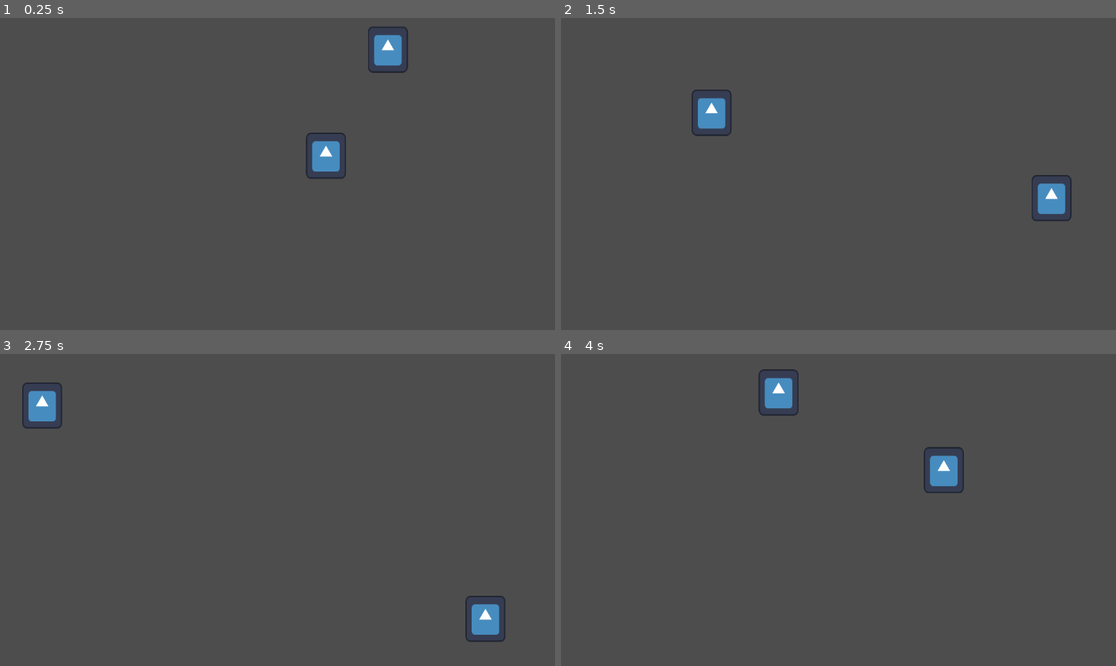
Above: before the commit, frames 1-4 (two rows, left to right).
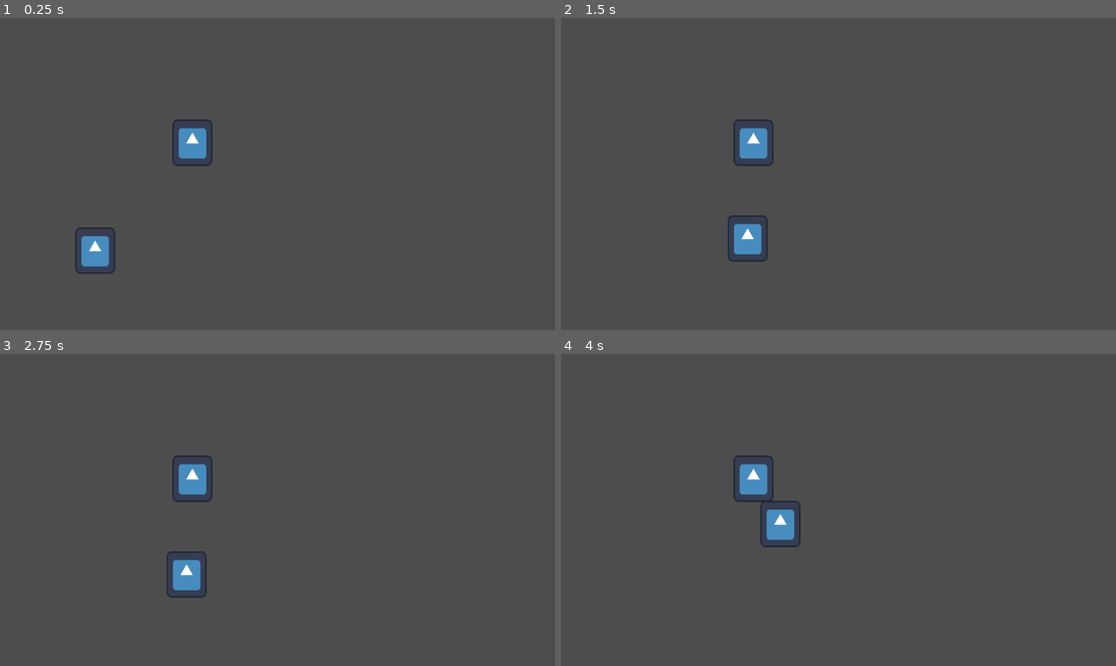
Above: after the commit, the same moments.

Repository: Clement-Quach/queensgamejam
Game: Godot game, scene res://scenes/collider.tscn
Same seed, same stepped clock (60 frames per second), same inputs: the game is played once before the commit and once after it. The engine's default icon, where the game draws it, is replaced by a stand-in: a white triangle on a blue panel in a dark square.
Inputs (mouse positions are in pixels of both pictures, inside the frame that each line leads up to):
- Up to frame 1 (0.25 s): no input
- Up to frame 2 (1.5 s): tap Enter (ui_accept) at 0.5, 0.77 s; move the mouse to (960, 158) at 0.52 s; press the mouse at (960, 158) at 0.53 s; hold Right (ui_right) from 0.53 s (still down); move the mouse to (727, 189) at 1.27 s; release the mouse at (727, 189) at 1.28 s; click (727, 189) at 1.35 s
- Up to frame 3 (2.75 s): tap Enter (ui_accept) at 1.52 s; move the mouse to (333, 441) at 2.02 s; release Right (ui_right) at 2.03 s; press the mouse at (333, 441) at 2.03 s; hold Left (ui_left) from 2.03 s (still down)
- Up to frame 4 (4 s): move the mouse to (810, 572) at 2.77 s; release Left (ui_left) at 2.78 s; release the mouse at (810, 572) at 2.78 s; hold Right (ui_right) from 2.78 s (still down); click (810, 572) at 2.85 s; tap Enter (ui_accept) at 3.02, 3.77 s; move the mouse to (1005, 556) at 3.52 s; press the mouse at (1005, 556) at 3.53 s

The runs differ from the first frame. In frame 1, 2.6% of the frame differs, in the area x 13-74%, y 2-82%; in frame 2, 2.6%; in frame 3, 2.6%; in frame 4, 2.7%, in the area x 31-73%, y 4-62%.

Commit message:
added a slingshot

Diff:
--- a/queensgamejam/particle_base.gd
+++ b/queensgamejam/particle_base.gd
@@ -1,30 +1,29 @@
 extends CharacterBody2D
 
+@export var friction: float
 @export var direction: Vector2
 @export var value: int = 1
-@export var SPEED: int = 300
+@export var SPEED: int = 3
+func _ready() -> void:
+	#direction = Vector2(randf_range(-1, 1), randf_range(-1, 1))
 
-func _ready() -> void:
-	direction = Vector2(randf_range(-1, 1), randf_range(-1, 1))
-
+	direction = Vector2.ZERO
 func _physics_process(delta: float) -> void:
 	if is_on_wall():
 		direction.x = direction.x * -1
 	if is_on_floor() || is_on_ceiling():
 		direction.y = direction.y * -1
 
-	if Input.is_action_just_pressed("ui_down"):
-		shake()
 
 
-	direction = direction.normalized()
+
 	velocity.x = direction.x * SPEED
 	velocity.y = direction.y * SPEED
 	move_and_slide()
+	#friction
+	direction.x = direction.x * friction
+	direction.y = direction.y * friction
 
-
-func shake():
-	direction = Vector2(randf_range(-1, 1), randf_range(-1, 1))
 
 func _on_area_2d_area_entered(area: Area2D) -> void:
 	# Get the parent of the Area2D, which should be the other CharacterBody2D
--- a/queensgamejam/project.godot
+++ b/queensgamejam/project.godot
@@ -14,3 +14,11 @@
 run/main_scene="res://scenes/collider.tscn"
 config/features=PackedStringArray("4.3", "Forward Plus")
 config/icon="res://icon.svg"
+
+[input]
+
+click={
+"deadzone": 0.5,
+"events": [Object(InputEventMouseButton,"resource_local_to_scene":false,"resource_name":"","device":-1,"window_id":0,"alt_pressed":false,"shift_pressed":false,"ctrl_pressed":false,"meta_pressed":false,"button_mask":0,"position":Vector2(0, 0),"global_position":Vector2(0, 0),"factor":1.0,"button_index":1,"canceled":false,"pressed":false,"double_click":false,"script":null)
+]
+}
--- a/queensgamejam/scenes/collider.tscn
+++ b/queensgamejam/scenes/collider.tscn
@@ -1,7 +1,8 @@
-[gd_scene load_steps=3 format=3 uid="uid://csv4n66ympl5b"]
+[gd_scene load_steps=4 format=3 uid="uid://csv4n66ympl5b"]
 
 [ext_resource type="PackedScene" uid="uid://bdeto3dpfhttl" path="res://scenes/wall.tscn" id="1_704lm"]
 [ext_resource type="PackedScene" uid="uid://bqljjh47t4yin" path="res://scenes/hydrogen.tscn" id="2_1udnh"]
+[ext_resource type="PackedScene" uid="uid://dsely15cvyl4n" path="res://scenes/slingShot.tscn" id="3_qhxu8"]
 
 [node name="Collider" type="Node2D"]
 
@@ -25,8 +26,12 @@
 position = Vector2(-78, 330)
 scale = Vector2(1, 200)
 
-[node name="hydrogen" parent="." instance=ExtResource("2_1udnh")]
-position = Vector2(753, 306)
+[node name="player" parent="." instance=ExtResource("2_1udnh")]
+position = Vector2(201, 485)
+friction = 0.995
 
 [node name="CharacterBody2D" parent="." instance=ExtResource("2_1udnh")]
-position = Vector2(766, 95)
+position = Vector2(403, 261)
+friction = 0.995
+
+[node name="Line2D" parent="." instance=ExtResource("3_qhxu8")]
--- /dev/null
+++ b/queensgamejam/scenes/slingShot.tscn
@@ -0,0 +1,7 @@
+[gd_scene load_steps=2 format=3 uid="uid://dsely15cvyl4n"]
+
+[ext_resource type="Script" path="res://slingshot.gd" id="1_l50s0"]
+
+[node name="Line2D" type="Line2D"]
+points = PackedVector2Array(0, 0, 0, 0)
+script = ExtResource("1_l50s0")
--- /dev/null
+++ b/queensgamejam/slingshot.gd
@@ -0,0 +1,30 @@
+extends Line2D
+
+
+# Called when the node enters the scene tree for the first time.
+#might need to change this to an on ready function
+var player
+var vecStart := Vector2.ZERO
+var vecEnd := Vector2.ZERO
+func _ready() -> void:
+	player = get_parent().get_node("player")
+
+func _input(_event: InputEvent) -> void:
+	if Input.is_action_just_pressed("click"):
+		visible = true
+		vecStart = get_global_mouse_position()
+		vecEnd = vecStart
+	if Input.is_action_pressed("click"):
+		visible = true
+
+		vecEnd = get_global_mouse_position()
+		points[0] = vecStart
+		points[1] = vecEnd
+	if Input.is_action_just_released("click"):
+		visible = false;
+		player.direction = ((vecStart  - vecEnd))
+
+
+# Called every frame. 'delta' is the elapsed time since the previous frame.
+func _process(delta: float) -> void:
+	pass
